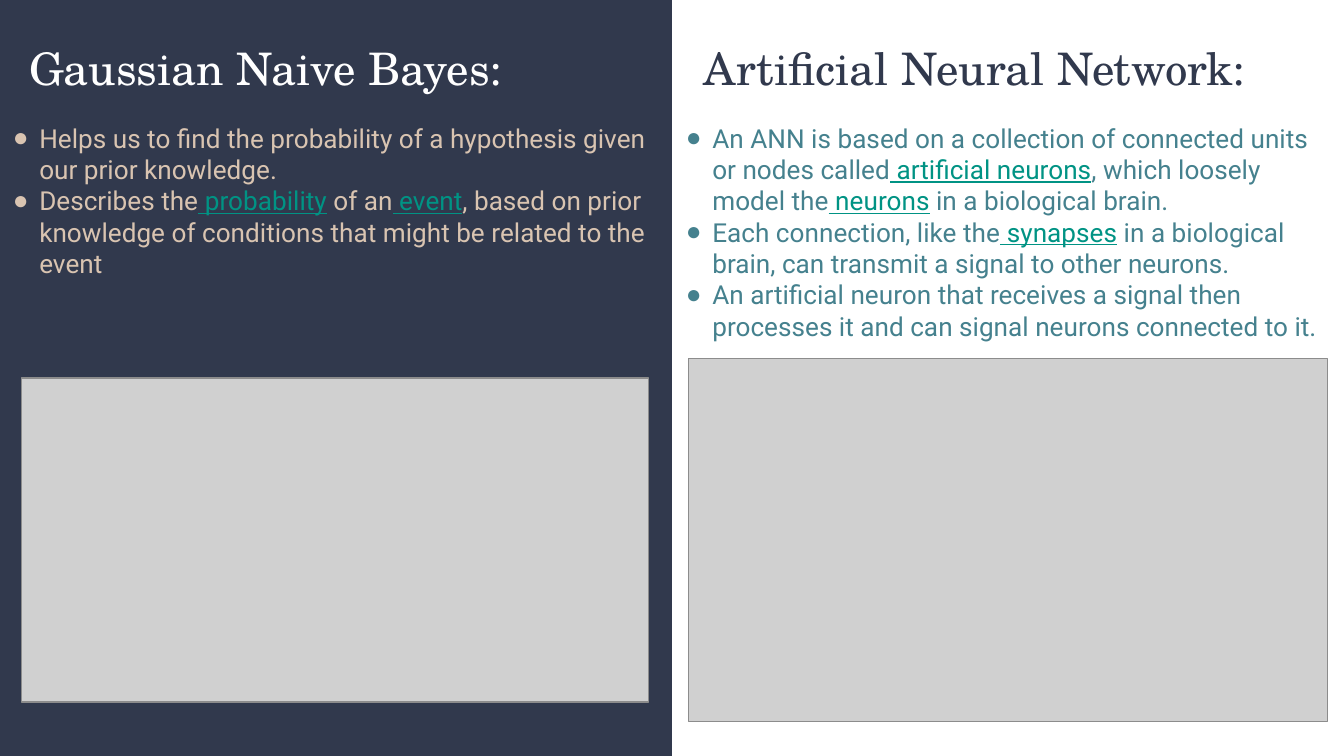
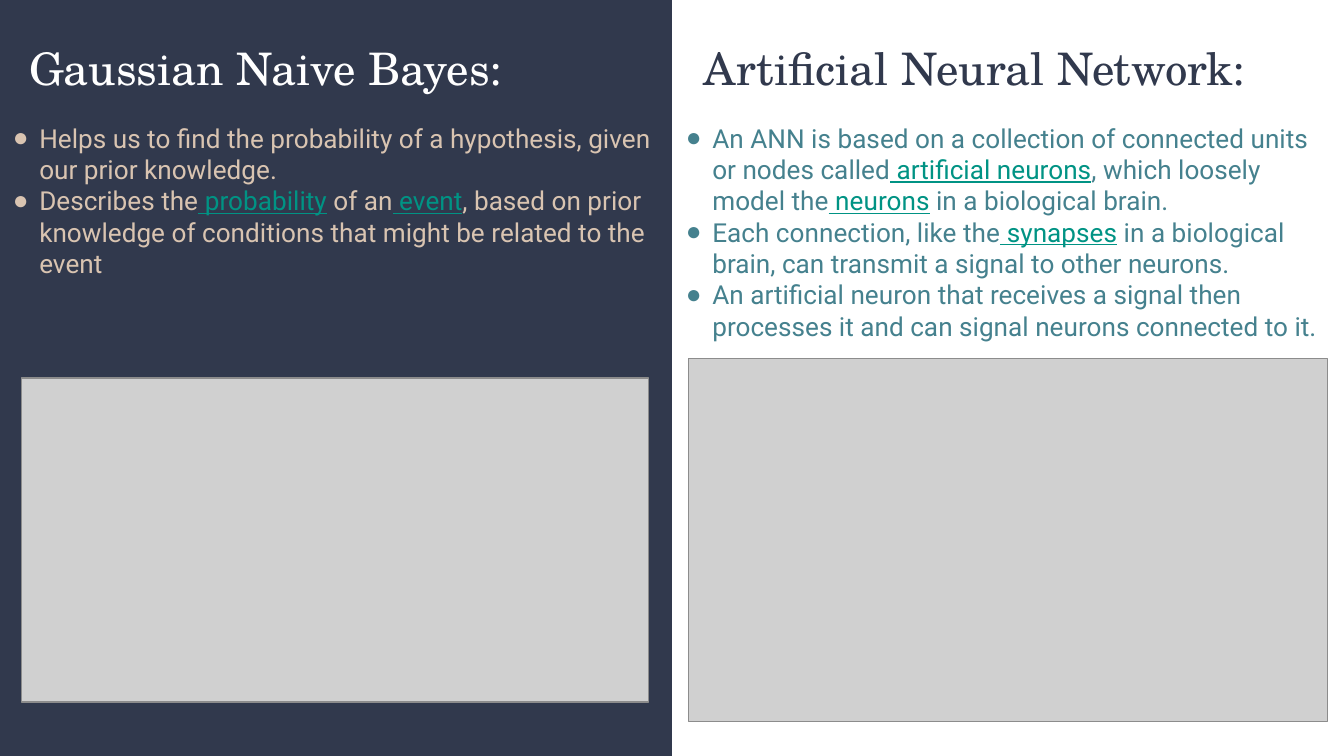
Before and after one commit to ZeroNP/TwitterBotClassifier, a slide deck: slide 14 of Miscellanous/STC_31241.pptx. Drawn at 1344x756 pixels with LibreOffice and Linux fonts; fonts in the diff are those of the drawing; grey boxes stand for pictures. Boxes give left, top, right and bottom in pixels: in the first picture for what was removed or moved away, otherwise in the second. Text is boxed around its words. In the diff, an @@ line names an element or a change of style, - is before the commit and + after.

```diff
--- a/Miscellanous/STC_31241.pptx
+++ b/Miscellanous/STC_31241.pptx
@@ subtitle at [39, 128, 650, 185]: text changed @@
-● Helps us to find the probability of a hypothesis given our prior knowledge.
+● Helps us to find the probability of a hypothesis, given our prior knowledge.
```
Also in this commit, not shown: 5 other slides changed, 15 other files.
